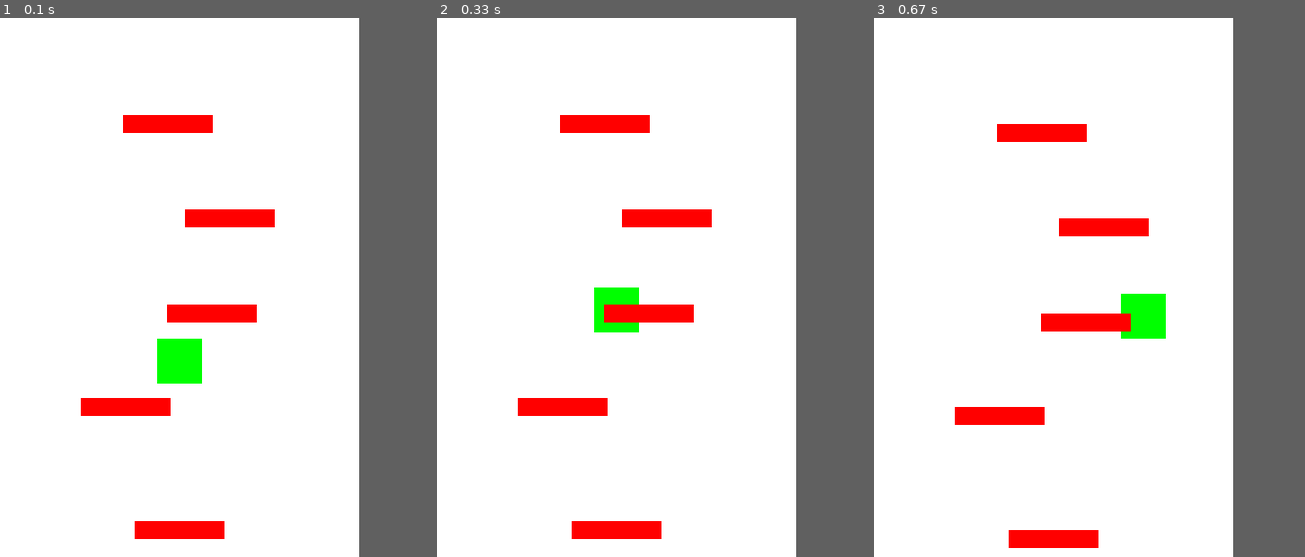
Above: before the commit, frames 1-3 (left to right).
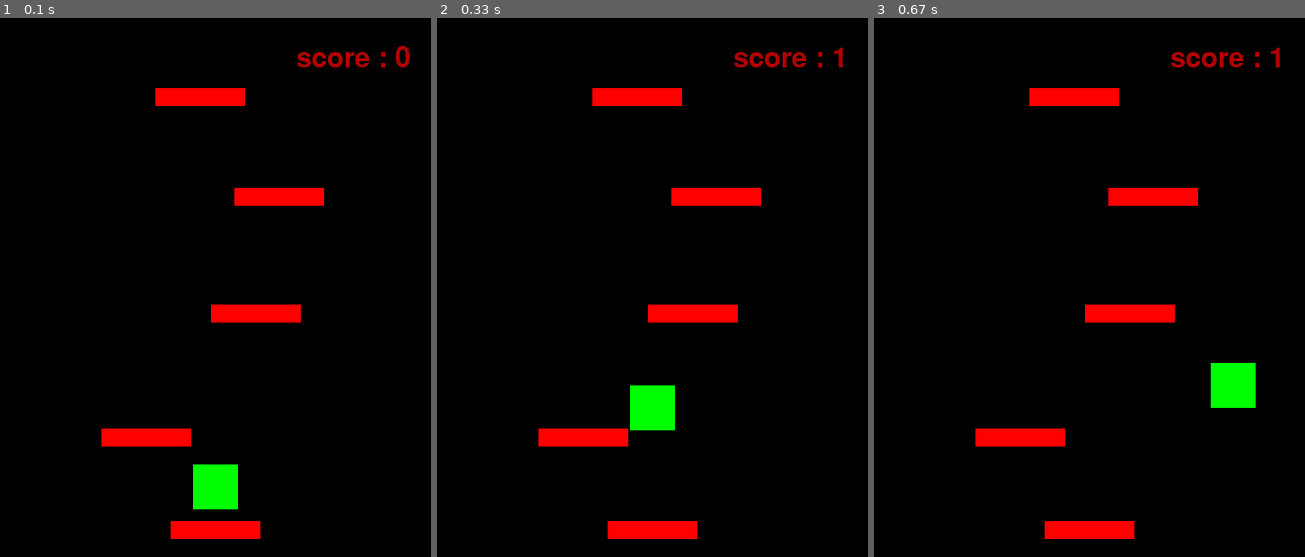
Above: after the commit, the same moments.

Repository: appliedmathematicsboy/game-pygame
Game: pygame game, started from doodle_jump.py
Same seed, same stepped clock (60 frames per second), same inputs: the game is played once before the commit and once after it.
Inputs:
- Up to frame 1 (0.1 s): no input
- Up to frame 2 (0.33 s): no input
- Up to frame 3 (0.67 s): hold Right from 0.33 s (still down)
The window is 400x600 before the commit and 480x600 after it. Grey fills any space a smaller window leaves; there, only what the larger window draws over its background counts as a difference.

The runs differ from the first frame. In frame 1, 83% of the frame differs, in the area x 0-95%, y 0-100%; in frame 2, 83%; in frame 3, 83%.

Commit message:
новая физика

Diff:
--- a/doodle_jump.py
+++ b/doodle_jump.py
@@ -1,92 +1,135 @@
 import pygame
 import random
 
-# Инициализация Pygame
-pygame.init()
+WIDTH = 480
+HEIGHT = 600
+FPS = 60
 
-# Константы
-WIDTH, HEIGHT = 400, 600
-FPS = 60
+# Задаем цвета
 WHITE = (255, 255, 255)
+RED = (255, 0, 0)
+BLACK = (0, 0, 0)
+GREEN = (255, 0, 0)
 
-# Настройки игрока
+# Создаем игрока
 player_width, player_height = 50, 50
 player_color = (0, 255, 0)
 player_x = WIDTH // 2 - player_width // 2
-player_y = HEIGHT - player_height - 200
+player_y = HEIGHT - player_height - 60
 player_speed = 5
 player_jump = -12  # Уменьшенная сила прыжка
 gravity = 0.5
 
-# Настройки платформ
+# Смещение камеры по оси Y
+camera_y_offset = 0
+camera_border_up = WIDTH // 2
+camera_border_down = WIDTH // 2 + 100
+
+#счет
+score = 0
+
+#создаем платформы
 platform_width, platform_height = 100, 20
 platform_color = (255, 0, 0)
-platforms = [[WIDTH // 2 - platform_width // 2, HEIGHT - 40]]  # Начальная платформа
+platforms = [[WIDTH // 2 - platform_width // 2, HEIGHT - 40]]
+oldplatforms = []
 
-# Смещение камеры по оси Y
-camera_y_offset = 0
+# Создаем игру и окно
+pygame.init()
+pygame.mixer.init()
+screen = pygame.display.set_mode((WIDTH, HEIGHT))
+pygame.display.set_caption("doodle jump")
 
-# Создание окна
-screen = pygame.display.set_mode((WIDTH, HEIGHT))
-pygame.display.set_caption("Doodle Jump на Pygame")
+# проверка столкновения
+def check_collision(platforms, player_x, player_y, player_width, player_height, y_velocity):
+    for platform in platforms:
+        if (platform[1] - 5 <= player_y + player_height <= platform[1]) and \
+           (platform[0] <= player_x + player_width) and \
+           (platform[0] + platform_width >= player_x) and \
+           y_velocity > 0:
+            return True
+    return False
 
-# Игровой цикл
-clock = pygame.time.Clock()
+# Цикл игры
 running = True
 y_velocity = 0
+clock = pygame.time.Clock()
 
 while running:
+    # Держим цикл на правильной скорости
     clock.tick(FPS)
-    screen.fill(WHITE)
-
-    # События
+    # Ввод процесса (события)
     for event in pygame.event.get():
+        # check for closing window
         if event.type == pygame.QUIT:
             running = False
-
-    # Управление игроком
-    keys = pygame.key.get_pressed()
-    if keys[pygame.K_LEFT]:
-        player_x -= player_speed
-    if keys[pygame.K_RIGHT]:
-        player_x += player_speed
 
     # Гравитация
     y_velocity += gravity
     player_y += y_velocity
 
-    # Смещение камеры: если игрок поднимается выше середины экрана, смещаем камеру
-    if player_y < HEIGHT // 2:
-        camera_y_offset += (HEIGHT // 2 - player_y) * 0.01  # Плавное смещение камеры
-        player_y = HEIGHT // 2
+    # Текущая высота
+    current_hight = player_y + camera_y_offset
 
-    # Ограничение падения игрока (для простоты)
-    if player_y > HEIGHT:
+    # Смещение камеры
+    if current_hight < HEIGHT // 2 + 50:
+        camera_y_offset += (HEIGHT // 2 + 50 - current_hight) * 0.2
+
+    if current_hight > HEIGHT - 50:
+        camera_y_offset -= (current_hight - HEIGHT + 50) * 0.7
+
+    # Добавили к списку старых платформ, если ниже ушла
+    if platforms[0][1] > HEIGHT - camera_y_offset:
+        oldplatforms += [platforms.pop(0)]
+
+    # Проверяем, сколько платформ осталось и добавляем новые, если их меньше 10
+    if len(platforms) > 0 and platforms[-1][1] > 90 - camera_y_offset:
+        new_platform_x = random.randint(0, WIDTH - platform_width)
+        new_platform_y = platforms[-1][1] - random.randint(100, 140)  # Разное расстояние между платформами
+        platforms.append([new_platform_x, new_platform_y])
+
+    # Вставляем старые платформы обратно, если они ниже определенной высоты
+    if len(oldplatforms) > 0:
+        if oldplatforms[-1][1] < HEIGHT - camera_y_offset:
+            platforms.insert(0, oldplatforms.pop(-1))
+
+
+
+    # Столкновения с новыми и старыми платформами
+    all_platforms = platforms + oldplatforms[-6:]  # Объединяем новые и последние 6 старых платформ
+    if check_collision(all_platforms, player_x, player_y, player_width, player_height, y_velocity):
+        y_velocity = player_jump
+        score += 1
+
+    # Выход из программы
+    if camera_y_offset + player_y > HEIGHT + camera_y_offset:
         running = False
 
-    # Платформы и прыжки
-    for platform in platforms:
-        # Проверка, если игрок падает на платформу
-        if (player_x + player_width > platform[0] and player_x < platform[0] + platform_width) and \
-           (player_y + player_height >= platform[1] and player_y + player_height <= platform[1] + platform_height) and \
-           y_velocity > 0:
-            y_velocity = player_jump  # Сброс вертикальной скорости при прыжке
+    keystate = pygame.key.get_pressed()
+    if keystate[pygame.K_LEFT]:
+        player_x -= 8
+    if keystate[pygame.K_RIGHT]:
+        player_x += 8
+    if player_x > WIDTH:
+        player_x = -player_width
+    if player_x + player_width < 0:
+        player_x = WIDTH
 
-    # Удаление платформ ниже экрана и создание новых выше
-    platforms = [[x, y + camera_y_offset] for x, y in platforms if y + camera_y_offset < HEIGHT]
-    while len(platforms) < 5:
-        new_platform_x = random.randint(0, WIDTH - platform_width)
-        new_platform_y = platforms[-1][1] - random.randint(100, 150)  # Разное расстояние между платформами
-        platforms.append([new_platform_x, new_platform_y])
+    # Рендеринг
+    screen.fill(BLACK)
 
-    # Рисование игрока с учетом смещения камеры
-    pygame.draw.rect(screen, player_color, (player_x, player_y, player_width, player_height))
+    # Рисуем игрока с учетом смещения камеры
+    pygame.draw.rect(screen, player_color, (player_x, player_y + camera_y_offset, player_width, player_height))
 
-    # Рисование платформ с учетом смещения камеры
-    for platform in platforms:
+    # Рисуем платформ с учетом смещения камеры
+    for platform in platforms + oldplatforms[-6:]:
         pygame.draw.rect(screen, platform_color, (platform[0], platform[1] + camera_y_offset, platform_width, platform_height))
 
-    # Обновление экрана
+    f1 = pygame.font.Font(None, 46)
+    text1 = f1.render(str(f'score : {score}'), True, (180, 0, 0))
+    screen.blit(text1, (WIDTH - 150, 30))
+
+    # После отрисовки всего, переворачиваем экран
     pygame.display.flip()
 
 pygame.quit()
